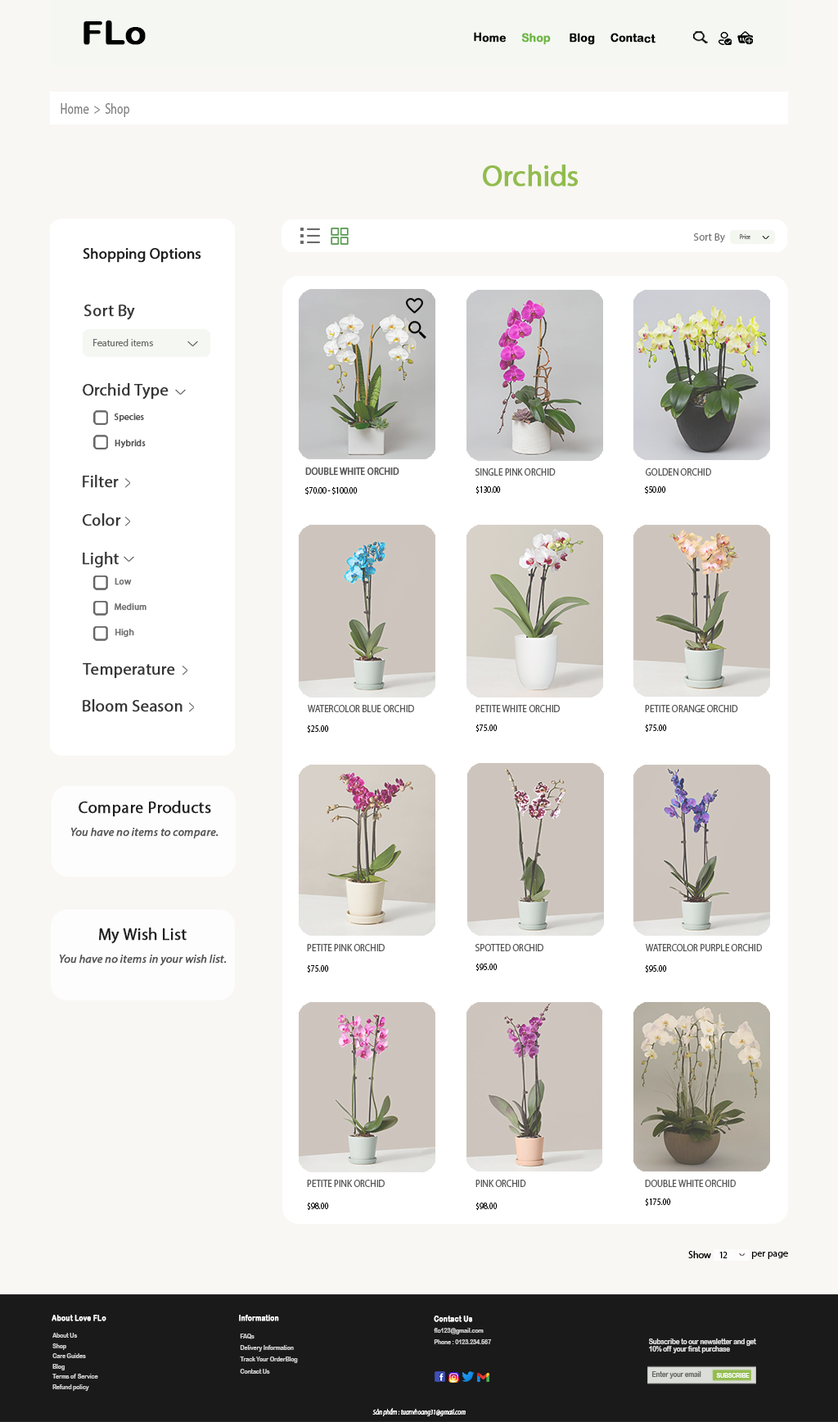
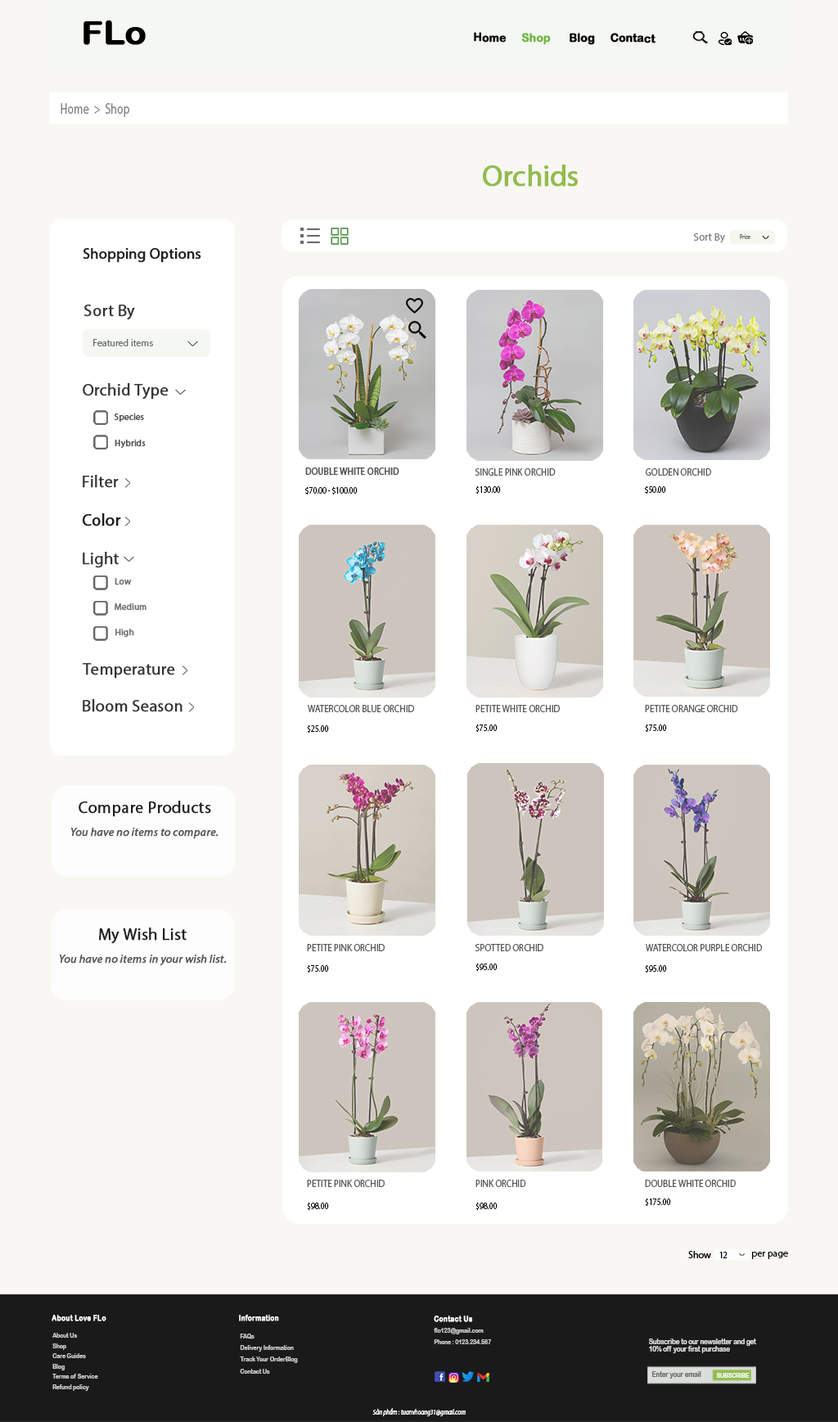
The second 838 x 1422 image is a revision of the first. Changes to its layers:
pixels changed over [82,20,656,527] (layer not identified)
